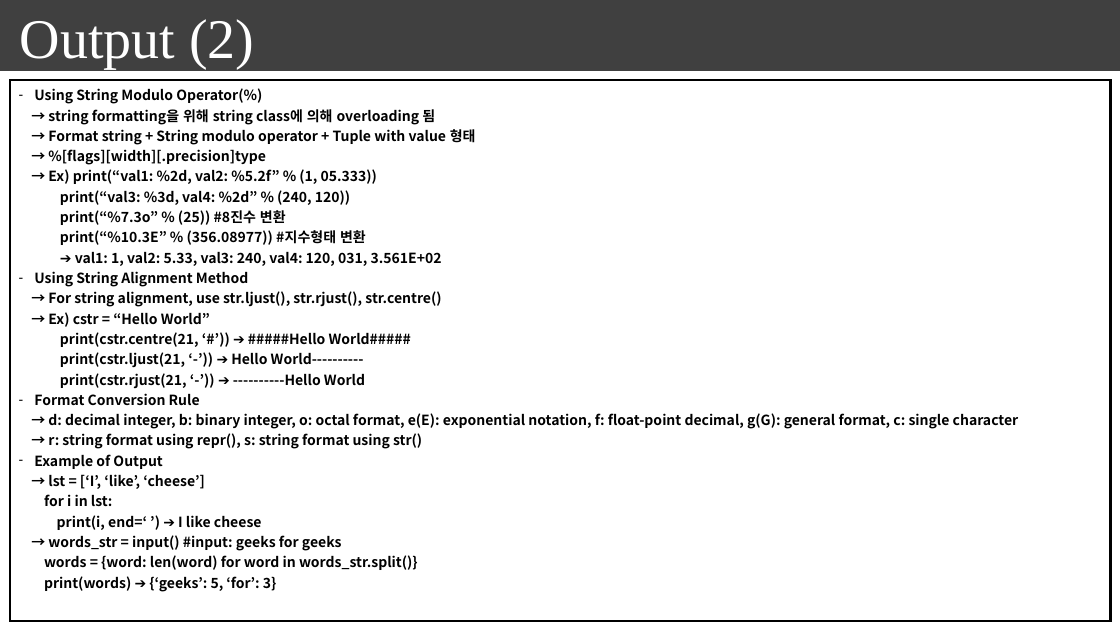
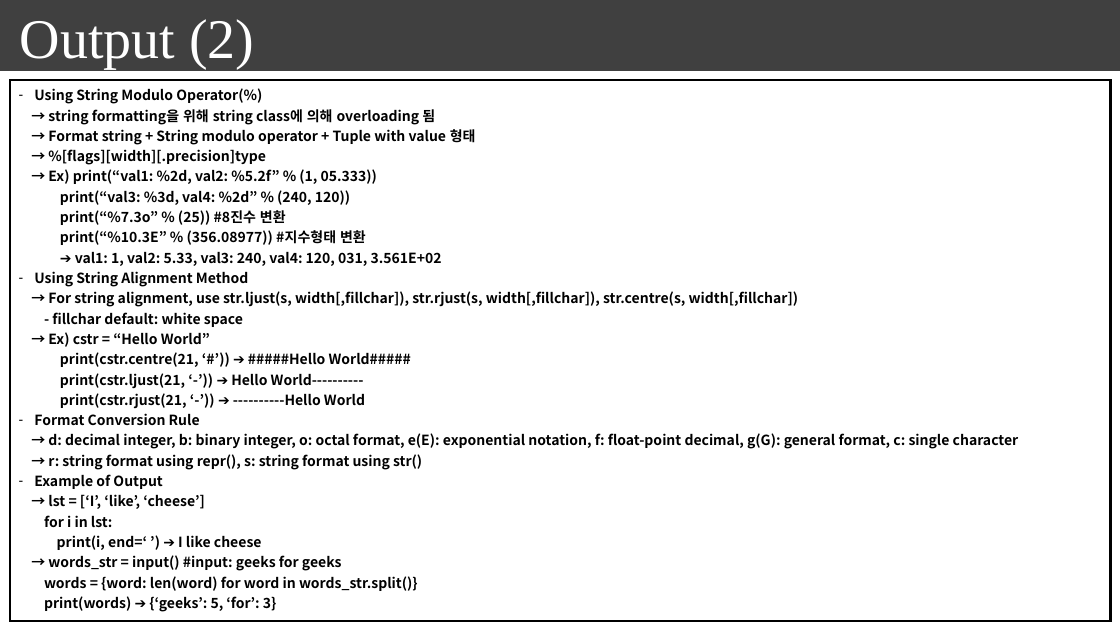
Before and after one commit to seonghokim/Study, a slide deck: slide 7 of Study Material/everything in python.pptx (slide 6 before the commit). Drawn at 1120x630 pixels with LibreOffice and Linux fonts; fonts in the diff are those of the drawing; background and template pictures are left out. Boxes give left, top, right and bottom in pixels: in the first picture for what was removed or moved away, otherwise in the second. Text is boxed around its words. In the diff, an @@ line names an element or a change of style, - is before the commit and + after.

```diff
--- a/Study Material/everything in python.pptx
+++ b/Study Material/everything in python.pptx
@@ table at (10, 81, 1111, 621) @@
-row 1, column 1: Using String Modulo Operator(%) / → string formatting을 위해 string class에 의해 overloading 됨 / → Format string + String modulo operator + Tuple with value 형태 / → %[flags][width][.precision]type / → Ex) print(“val1: %2d, val2: %5.2f” % (1, 05.333)) / print(“val3: %3d, val4: %2d” % (240, 120)) / print(“%7.3o” % (25)) #8진수 변환 / print(“%10.3E” % (356.08977)) #지수형태 변환 / ➔ val1: 1, val2: 5.33, val3: 240, val4: 120, 031, 3.561E+02 / Using String Alignment Method / → For string alignment, use str.ljust(), str.rjust(), str.centre() / → Ex) cstr = “Hello World” / print(cstr.centre(21, ‘#’)) ➔ #####Hello World##### / print(cstr.ljust(21, ‘-’)) ➔ Hello World---------- / print(cstr.rjust(21, ‘-’)) ➔ ----------Hello World / Format Conversion Rule / → d: decimal integer, b: binary integer, o: octal format, e(E): exponential notation, f: float-point decimal, g(G): general format, c: single character / → r: string format using repr(), s: string format using str() / Example of Output / → lst = [‘I’, ‘like’, ‘cheese’] / for i in lst: / print(i, end=‘ ’) ➔ I like cheese / → words_str = input() #input: geeks for geeks / words = {word: len(word) for word in words_str.split()} / print(words) ➔ {‘geeks’: 5, ‘for’: 3}
+row 1, column 1: Using String Modulo Operator(%) / → string formatting을 위해 string class에 의해 overloading 됨 / → Format string + String modulo operator + Tuple with value 형태 / → %[flags][width][.precision]type / → Ex) print(“val1: %2d, val2: %5.2f” % (1, 05.333)) / print(“val3: %3d, val4: %2d” % (240, 120)) / print(“%7.3o” % (25)) #8진수 변환 / print(“%10.3E” % (356.08977)) #지수형태 변환 / ➔ val1: 1, val2: 5.33, val3: 240, val4: 120, 031, 3.561E+02 / Using String Alignment Method / → For string alignment, use str.ljust(s, width[,fillchar]), str.rjust(s, width[,fillchar]), str.centre(s, width[,fillchar]) / - fillchar default: white space / → Ex) cstr = “Hello World” / print(cstr.centre(21, ‘#’)) ➔ #####Hello World##### / print(cstr.ljust(21, ‘-’)) ➔ Hello World---------- / print(cstr.rjust(21, ‘-’)) ➔ ----------Hello World / Format Conversion Rule / → d: decimal integer, b: binary integer, o: octal format, e(E): exponential notation, f: float-point decimal, g(G): general format, c: single character / → r: string format using repr(), s: string format using str() / Example of Output / → lst = [‘I’, ‘like’, ‘cheese’] / for i in lst: / print(i, end=‘ ’) ➔ I like cheese / → words_str = input() #input: geeks for geeks / words = {word: len(word) for word in words_str.split()} / print(words) ➔ {‘geeks’: 5, ‘for’: 3}
```
Also in this commit, not shown: 3 other slides changed, 3 slides added.
